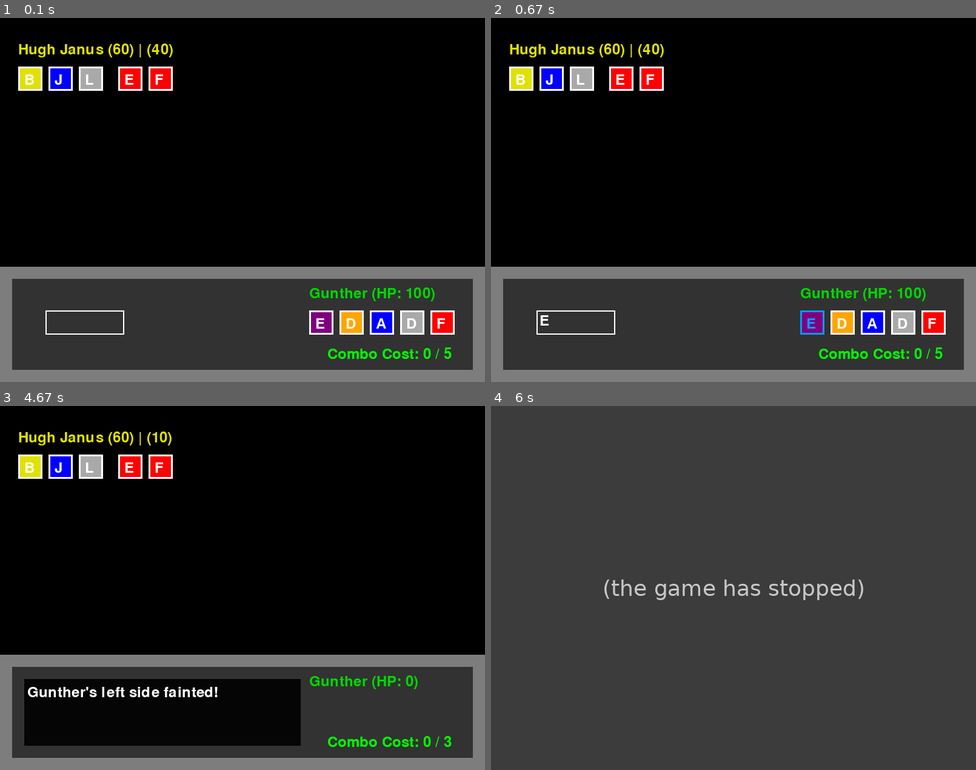
Above: before the commit, frames 1-4 (two rows, left to right).
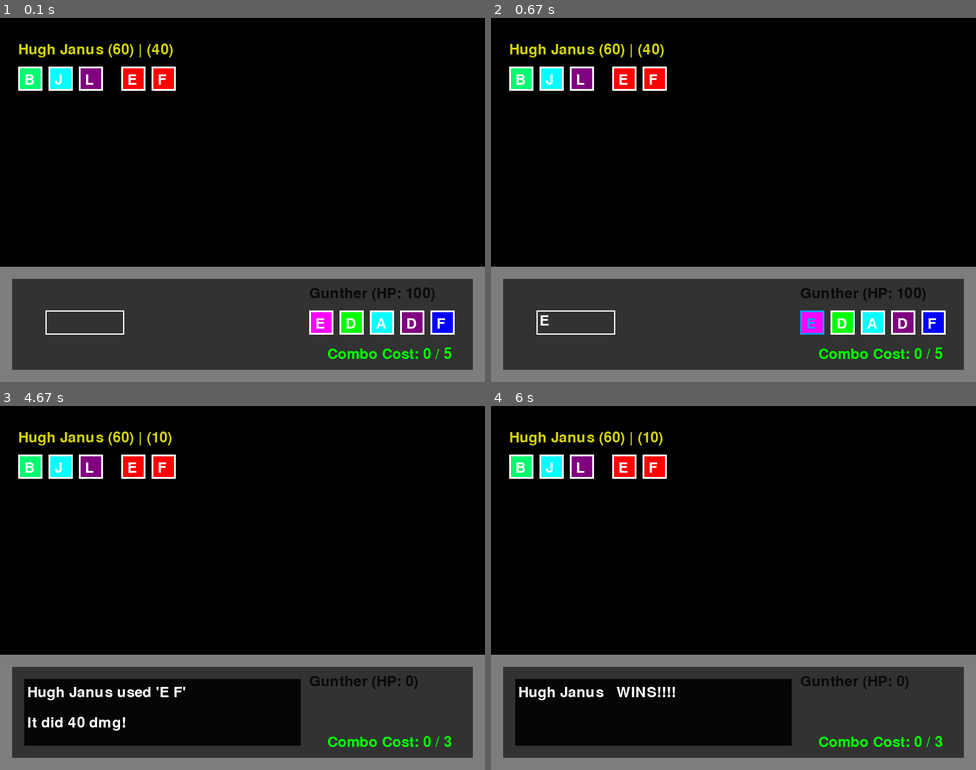
Above: after the commit, the same moments.

Repository: LWhite200/pygames
Game: pygame game, started from WordBound/WordBound.py
The game is run twice, just before and just after one commit, with the same random seed, the same clock (stepped at 60 frames per second) and the same inputs.
Inputs (mouse positions are in pixels of both pictures, inside the frame that each line leads up to):
- Up to frame 1 (0.1 s): no input
- Up to frame 2 (0.67 s): click "E" at 0.38 s
- Up to frame 3 (4.67 s): click "D" at 0.72 s; tap Enter at 1, 2.67 s; click (77, 733) at 1.88 s; click (368, 555) at 3.05 s; click (392, 580) at 3.38 s; click (344, 522) at 3.72 s; click (97, 464) at 4.05 s; click (126, 653) at 4.38 s
- Up to frame 4 (6 s): click (626, 522) at 4.72 s; click (864, 628) at 5.05 s

The runs differ from the first frame. In frame 1, 2.4% of the frame differs, in the area x 4-94%, y 13-87%; in frame 2, 2.4%; in frame 3, 2.2%; in frame 4, 87%, in the area x 0-100%, y 0-100%.
Before the commit the program exited at 5.07 s; later frames show no game.

Commit message:
Add files via upload

Diff:
--- a/WordBound/WordBound.py
+++ b/WordBound/WordBound.py
@@ -20,40 +20,75 @@
 font = pygame.font.Font(None, 36)
 bigfont = pygame.font.Font(None, 48)
 
+
+
 def color_mapping(color_name):
     color_dict = {
-        "red": (255, 0, 0),
+
+        "red":    (255, 0, 0),
+        "blue":   (0, 0, 255),
+        "green":  (0, 255, 0),
+        "brown":  (165, 42, 42),  # Brown
+        "lime":   (0, 250, 110),
+        "yellow": (210, 210, 0),
+
+        # Magical/Special Types
+        "black":  (10, 10, 10),
+        "white":  (220, 220, 220),
+        "grey":   (128, 128, 128),
+        "cyan":   (0, 255, 255),
+        "magenta":(255, 0, 255),
         "orange": (255, 165, 0),
-        "yellow": (225, 225, 0),
-        "green": (0, 215, 0),
-        "blue": (0, 0, 255),
         "purple": (128, 0, 128),
-        "black": (50, 50, 50),
-        "white": (255, 255, 255),
-        "grey": (169, 169, 169),
-        None: (20, 20, 20),
+        "maroon": (128, 0, 0),
     }
-    return color_dict.get(color_name, (0, 0, 0))
+    return color_dict.get(color_name, (0, 0, 0))  # Default to black if color not found
 
 # type weakness and resistances
 weaknesses = {
-    "red": ["blue", "green"],
-    "orange": ["purple", "blue"],
-    "yellow": ["orange", "green"],
-    "green": ["red", "purple"],
-    "blue": ["yellow", "purple"],
-    "purple": ["green", "yellow"],
-    "grey": ["red", "blue"],
+    # Nature Types
+    "red":   ["blue",  "brown"],
+    "blue":  ["green", "yellow"],
+    "green": ["red",   "cyan", "lime"],
+
+    "brown":  ["blue",  "green"],
+    "lime":   ["brown", "maroon", "orange"],  # bug type, offensive
+
+    "black": ["white", "magenta", "red"],
+    "white": ["black", "maroon", "cyan"],
+    "grey":  [],
+
+    "cyan":   ["yellow",  "maroon", "red"],  # ice, cold
+    "magenta":["cyan",    "purple"],
+    "yellow": ["magenta", "brown", "orange"],
+
+    "orange": ["brown", "purple"],   # like organic, oranges
+    "purple": ["white", "orange"],   # thanos, bulky, sheer determination
+    "maroon": ["magenta", "lime"],
 }
 
+
 resistances = {
-    "red": ["green", "yellow"],    # Red resists Green and Yellow
-    "orange": ["yellow", "purple"], # Orange resists Yellow and Purple
-    "yellow": ["red", "blue"],     # Yellow resists Red and Blue
-    "green": ["blue", "orange"],   # Green resists Blue and Orange
-    "blue": ["purple", "green"],   # Blue resists Purple and Green
-    "purple": ["orange", "red"],   # Purple resists Orange and Red
-    "grey": ["green", "purple"],   # Grey resists Green and Purple
+    # Nature Types
+    "red":    ["green", "yellow", "orange"],
+    "blue":   ["purple", "green", "cyan"],
+    "green":  ["blue", "orange", "lime"],
+
+    "brown":  ["red", "yellow", "maroon"],
+    "lime":   ["green", "cyan", "magenta"],
+
+    # Magical/Special Types
+    "black":  ["grey", "purple", "maroon"],
+    "white":  ["grey", "cyan", "magenta"],
+    "grey":   [],
+
+    "cyan":   ["blue", "green", "white"],
+    "magenta":["black", "purple", "maroon"],
+    "yellow": ["red", "brown", "orange"],
+
+    "orange": ["yellow", "brown", "grey"],
+    "purple": ["magenta", "white", "black"],
+    "maroon": ["brown", "lime", "cyan"],
 }
 
 
@@ -69,7 +104,7 @@
         self.accuracy = 100
 
     def ranColor(self):
-        colors = ["red", "orange", "yellow", "green", "blue", "purple", "grey"]
+        colors = ["red", "blue", "green", "brown", "lime", "yellow", "black", "white", "grey", "cyan", "magenta", "orange", "purple", "maroon"]
         ccc = random.choice(colors)
         print(str(ccc))
         return ccc
@@ -146,7 +181,7 @@
             text = font.render(f"{self.name} ({self.curHP}) | ({self.curHP2})", True, color_mapping(self.battleType))
         screen.blit(text, (x - 10, y + 10))
 
-        spaceBetweenGroups = 5  # The space between the two groups of letters
+        spaceBetweenGroups = 10  # The space between the two groups of letters
 
         # Draw letters in the first group (self.letters), offset a bit to the left
         for i, letter in enumerate(self.letters):
@@ -178,8 +213,8 @@
         # Only calculate stamina cost if more than one letter is selected (from both lets and lets2)
         if len(self.lets) + len(self.lets2) > 1:
             # Combine both lets and lets2, and calculate the sum of tiers, skipping the first letter
-            combined_letters = self.lets + self.lets2
-            return sum(letter.tier for letter in combined_letters[1:])  # Skip the first letter
+            combined_letters = self.lets[1:] + self.lets2[1:]
+            return sum(letter.tier for letter in combined_letters)  # Skip the first letter
         return 0  # No cost for a single letter
 
 
@@ -190,7 +225,7 @@
             self.comboStamina = 0
 
     def randType(self):
-        colors = ["red", "orange", "yellow", "green", "blue", "purple", "grey"]
+        colors = ["red", "blue", "green", "brown", "lime", "yellow", "black", "white", "grey", "cyan", "magenta", "orange", "purple", "maroon"]
         return random.choice(colors)
 
 
@@ -374,7 +409,7 @@
                         # check the second group of letters
                         if player1.letters2:
                             for i, letter in enumerate(player1.letters2):
-                                x = playX + (len(player1.letters) * 50) + 5 + i * 50
+                                x = playX + (len(player1.letters) * 50) + 10 + i * 50
                                 y = playY + buttonY
 
                                 if x <= event.pos[0] <= x + 40 and y <= event.pos[1] <= y + 40:
@@ -456,17 +491,16 @@
                 playerSplit = False
 
 
-            # Player has their words and also which target to hit ----------------- {{{HERE HELP}}}
-            # This is what you need to fix chat gpt or deepseek
+            # Player has their words and also which target to hit -----------------
             elif player1.lets:
                 # False = left, True = Right (rare one)
-                playTarg1 = True if SSC[1] else False  # player1.speed | player1.curHP
-                playTarg2 = True if SSC[3] else False  # player1.speed2 | player1.curHP2
+                playTarg1 = True if SSC[1] else False
+                playTarg2 = True if SSC[3] else False
                 play1 = player1.lets
                 play2 = player1.lets2 if player1.lets2 else None
 
-                enemTarg1 = False if not player2.letters2 else random.choice([False, True])  # player2.speed | player2.curHP
-                enemTarg2 = False if not player2.letters2 else random.choice([False, True])  # player2.speed2 | player2.curHP2
+                enemTarg1 = False if len(player1.letters2) <= 0 else random.choice([False, True])
+                enemTarg2 = False if len(player1.letters2) <= 0 else random.choice([False, True])
                 enem1 = player2.letters
                 enem2 = player2.letters2 if player2.letters2 else None
 
@@ -474,24 +508,32 @@
 
                 # Add player moves to the list
                 if play1:
-                    listBySpeed.append((player1, play1, playTarg1, player1.speed, player2))
+                    listBySpeed.append((player1, play1, playTarg1, player1.speed, player2, False))
                 if play2:
-                    listBySpeed.append((player1, play2, playTarg2, player1.speed2, player2))
+                    listBySpeed.append((player1, play2, playTarg2, player1.speed2, player2, True))
 
                 # Add enemy moves to the list
                 if enem1:
-                    listBySpeed.append((player2, enem1, enemTarg1, player2.speed, player1))
+                    listBySpeed.append((player2, enem1, enemTarg1, player2.speed, player1, False))
                 if enem2:
-                    listBySpeed.append((player2, enem2, enemTarg2, player2.speed2, player1))
+                    listBySpeed.append((player2, enem2, enemTarg2, player2.speed2, player1, True))
 
                 # Sort by speed (higher speed first)
                 listBySpeed.sort(key=lambda x: x[3], reverse=True)
 
                 # Process each move
-                for person, move, target, speed, targDeity in listBySpeed:
+                for person, move, target, speed, targDeity, side in listBySpeed:
+
+                    # If the current side is either null or knocked out
+                    if not side and person.curHP <= 0:
+                        continue
+                    elif side and person.curHP2 <= 0:
+                        continue
+
                     dmg = calculate_damage(move, targDeity)
 
                     # Determine which HP to update (left or right)
+                    peekHP = 0
                     if target:  # Target is right
                         targDeity.take_damage2(dmg)  # Apply damage to the right side
                         peekHP = targDeity.curHP2
@@ -500,12 +542,17 @@
                         peekHP = targDeity.curHP
 
                     # Update dialog based on the result
-                    if peekHP > 0:
-                        curDialog.append(f"{person.name} used '{' '.join([letter.char for letter in move])}'")
-                        curDialog.append(f"It did {dmg} dmg!")
-                    else:
-                        curDialog.append(f"{targDeity.name}'s {'right' if target else 'left'} side fainted!")
-                        curDialog.append(f"")
+
+                    curDialog.append(f"{person.name} used '{' '.join([letter.char for letter in move])}'")
+                    curDialog.append(f"It did {dmg} dmg!")
+
+                    if peekHP < 1:
+                        if targDeity.letters and targDeity.letters2:
+                            curDialog.append(f"{targDeity.name}'s {'right' if target else 'left'} side fainted!")
+                            curDialog.append(f"")
+                        else:
+                            curDialog.append(f"{targDeity.name} fainted!")
+                            curDialog.append(f"")
 
                         # so only one is present... remove from letters2 so less complicated
                         if target:
